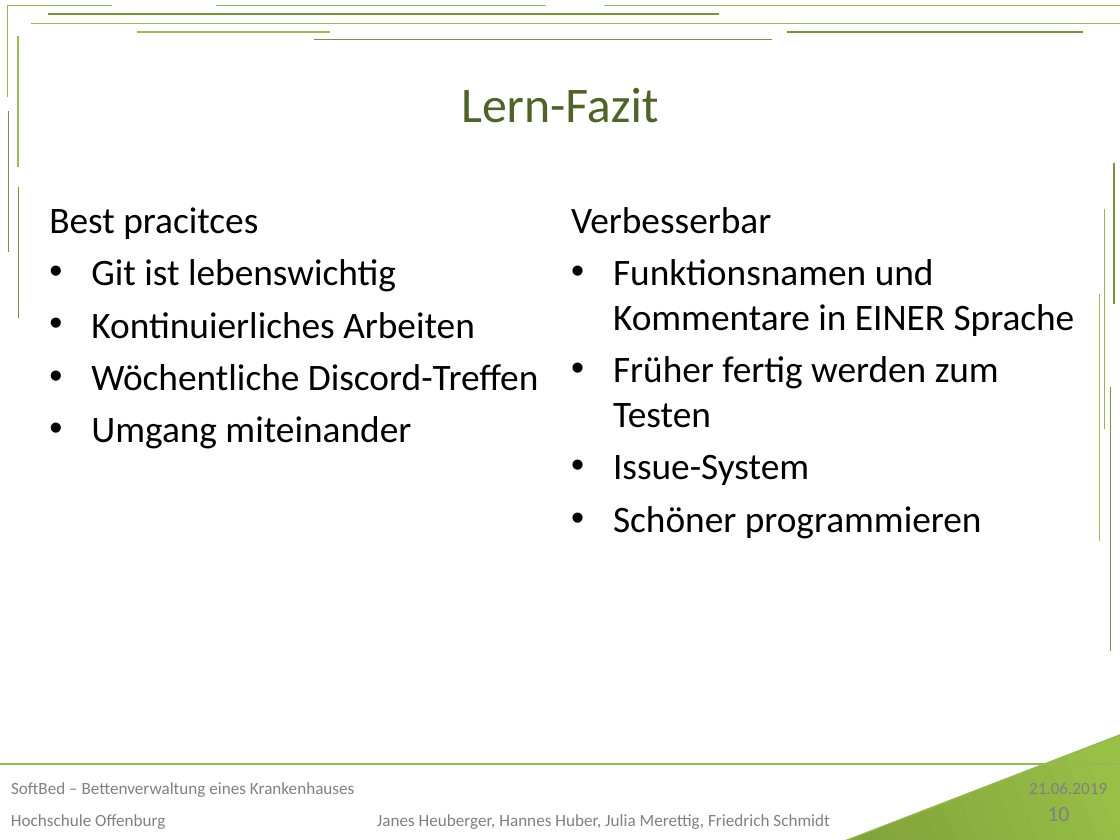
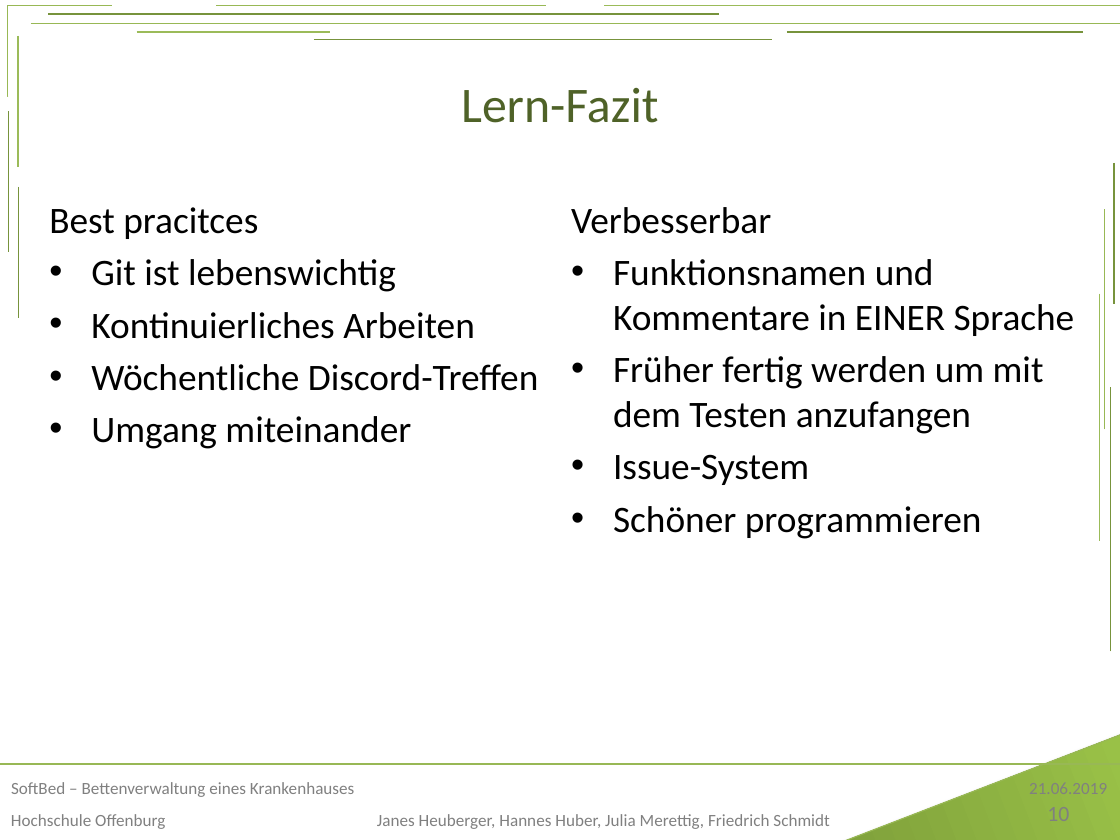
Before and after one commit to Janessus/SoftBed, a slide deck: slide 10 of Sonstiges/PräsentationSoftBed.pptx. Drawn at 1120x840 pixels with LibreOffice and Linux fonts; fonts in the diff are those of the drawing; background and template pictures are left out. Boxes give left, top, right and bottom in pixels: in the first picture for what was removed or moved away, otherwise in the second. Text is boxed around its words. In the diff, an @@ line names an element or a change of style, - is before the commit and + after.

Commit message:
Präsentation update

```diff
--- a/Sonstiges/PräsentationSoftBed.pptx
+++ b/Sonstiges/PräsentationSoftBed.pptx
@@ text at (613,356,1044,434): text changed @@
-• Früher fertig werden zum Testen
+• Früher fertig werden um mit dem Testen anzufangen
```
